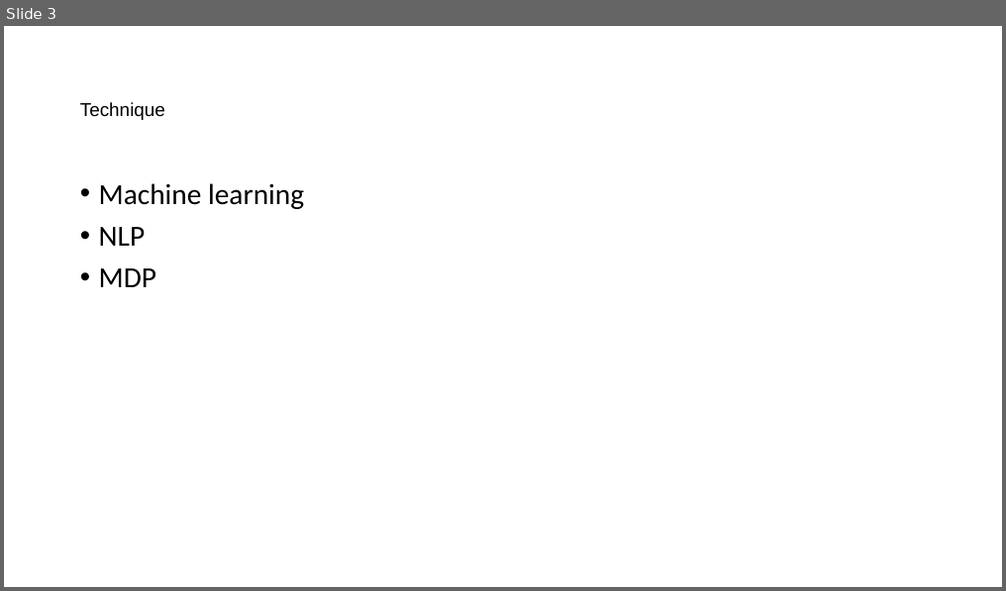
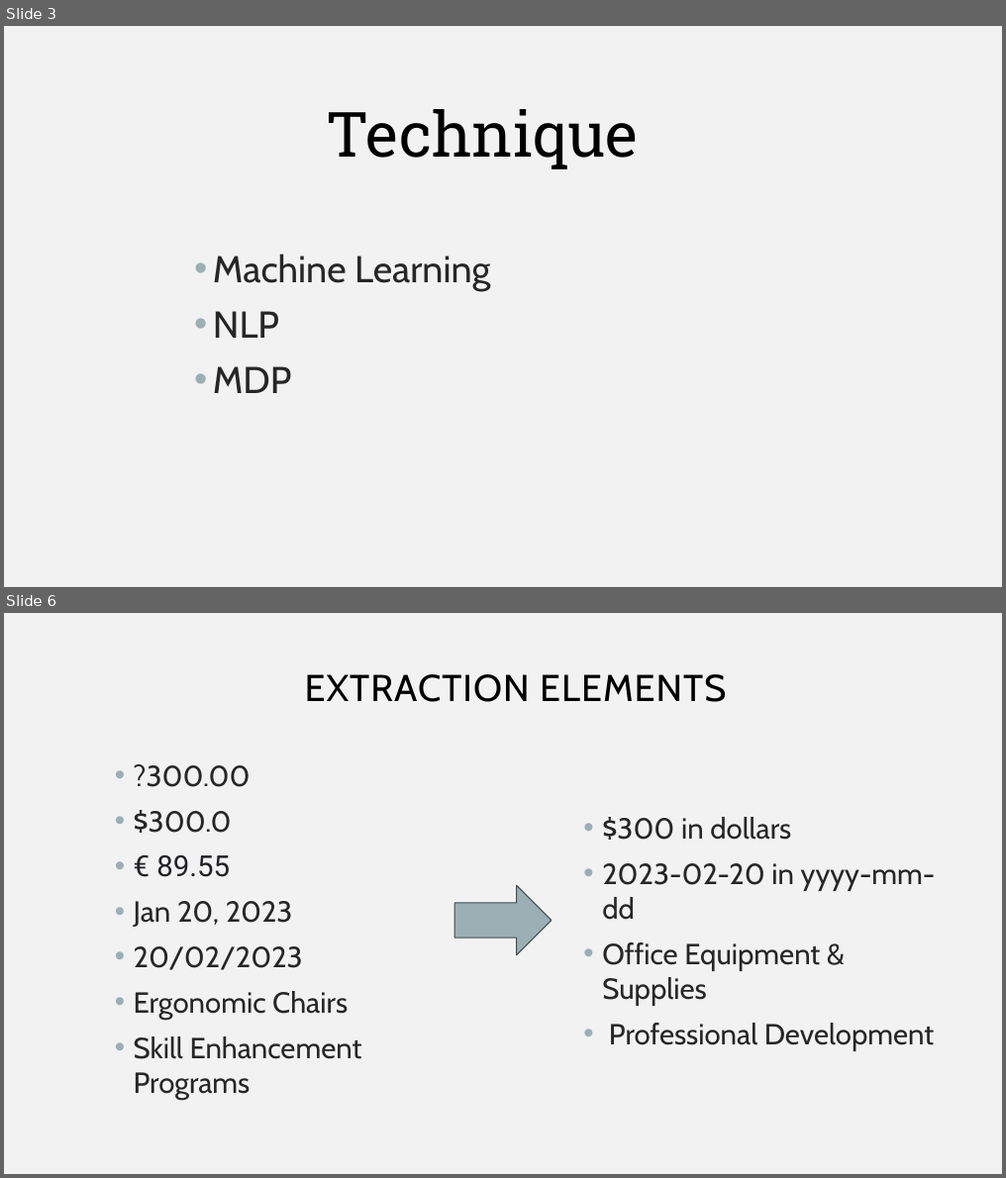
Before and after one commit to ivwangYW/5100CS_Group_Final_Project_Expense-AI, a slide deck: AI Empowered Automated Employee Expense Reimbursement Process.pptx. Shown one above the other, each under a label of ours: slide 3 before the commit, slides 3 and 6 after it; the slides between them are not shown. The pictures are 1006x591 and 1006x1178 pixels, drawn with LibreOffice and Linux fonts; fonts in the diff are those of the drawing. Boxes give left, top, right and bottom in pixels: in the first picture for what was removed or moved away, otherwise in the second. Text is boxed around its words. In the diff, an @@ line names an element or a change of style, - is before the commit and + after.

```diff
--- a/AI Empowered Automated Employee Expense Reimbursement Process.pptx
+++ b/AI Empowered Automated Employee Expense Reimbursement Process.pptx
@@ slide 6 added at bbox=[4, 613, 1002, 1174], background #F2F2F2 @@
@@ text added at bbox=[305, 674, 726, 702], 36 pt, text #000000 @@
+EXTRACTION ELEMENTS
@@ text added at bbox=[134, 764, 362, 1100], 28 pt, text #262626 @@
+• ?300.00
+• $300.0
+• € 89.55
+• Jan 20, 2023
+• 20/02/2023
+• Ergonomic Chairs
+• Skill Enhancement Programs
@@ text added at bbox=[602, 817, 936, 1052], 28 pt, text #262626 @@
+• $300 in dollars
+• 2023-02-20 in yyyy-mm-dd
+• Office Equipment & Supplies
+• Professional Development
@@ right arrow added at bbox=[454, 885, 551, 956], fill #9BAFB5, outline #444D4F 1 pt @@
@@ slide 3 changed as well @@
@@ background #FFFFFF to #F2F2F2 @@
@@ text "Technique": place and size @@
-text "Technique" at bbox=[80, 102, 165, 120]
+text "Technique" at bbox=[326, 109, 637, 170]
@@ text "Technique" at bbox=[326, 109, 637, 170]: size 18 to 60 pt, font Arial to Roboto Slab; line spacing 0.9 to 1; vertical alignment middle to top @@
@@ text "Machine Learning": place and size @@
-text "Machine Learning" at bbox=[99, 183, 304, 287]
+text "Machine Learning" at bbox=[213, 254, 490, 393]
@@ text at bbox=[213, 254, 490, 291]: text changed; size 28 to 36 pt; font Calibri to Cabin; text colour #000000 to #262626 @@
-• Machine learning
+• Machine Learning
@@ text at bbox=[213, 311, 292, 393]: size 28 to 36 pt, font Calibri to Cabin, text colour #000000 to #262626 in "NLP", "MDP"; line spacing 0.9 to 1 @@
```
Also in this commit, not shown: 5 other slides changed, 5 other slides added, 1 slide removed.
